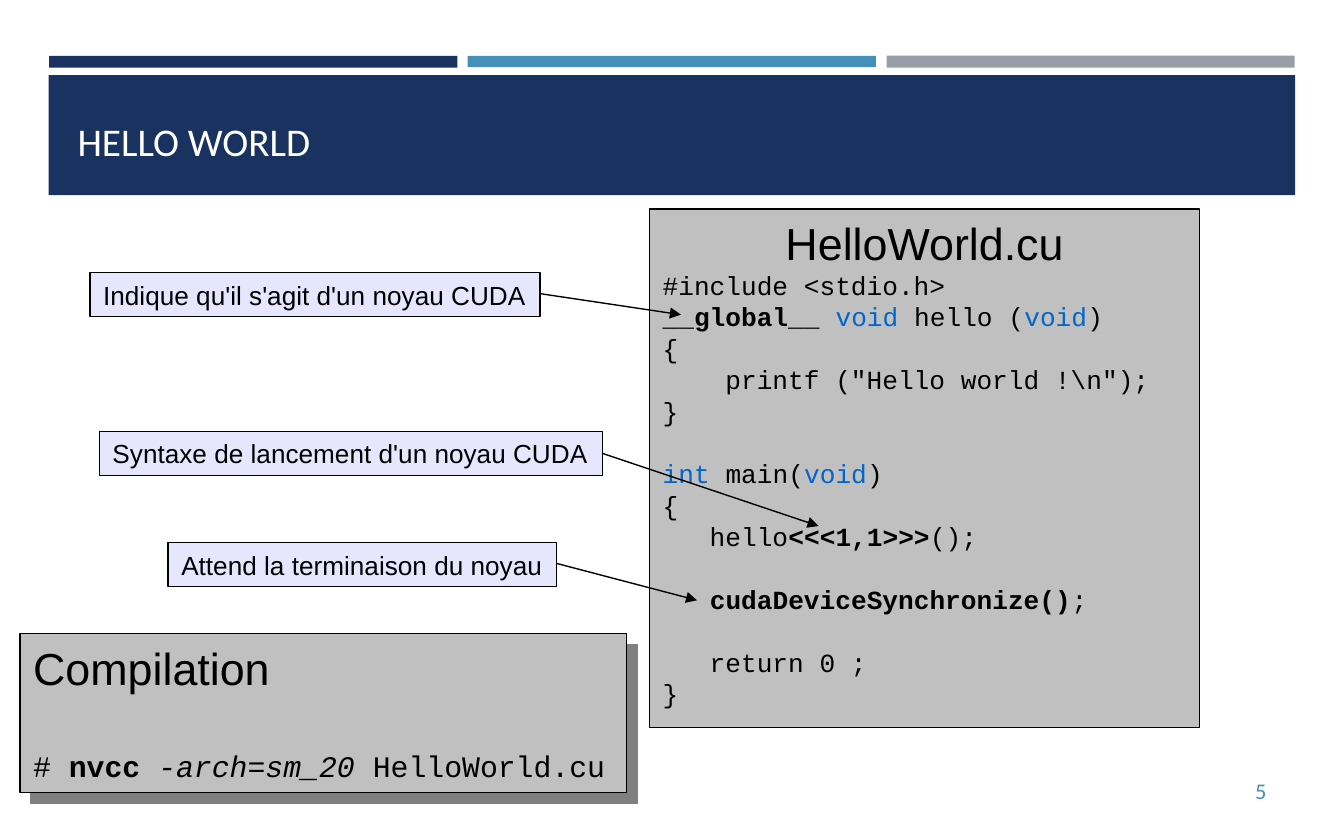
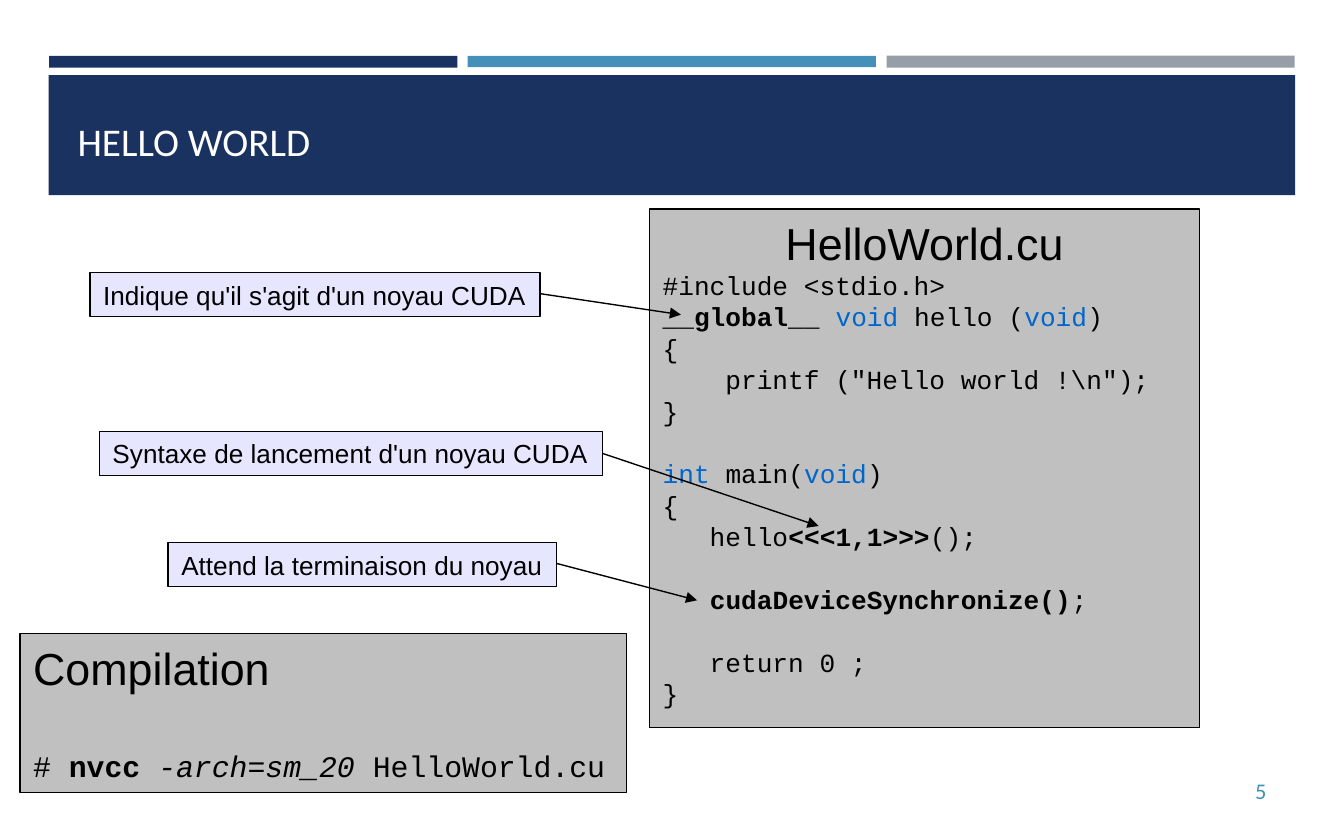
Before and after one commit to franckginguene/hpc_formation_scalian, a slide deck: slide 5 of Diapos/HPC_CUDA.pptx. Drawn at 1344x840 pixels with LibreOffice and Linux fonts; fonts in the diff are those of the drawing. Boxes give left, top, right and bottom in pixels: in the first picture for what was removed or moved away, otherwise in the second. Text is boxed around its words. In the diff, an @@ line names an element or a change of style, - is before the commit and + after.

```diff
--- a/Diapos/HPC_CUDA.pptx
+++ b/Diapos/HPC_CUDA.pptx
@@ freeform shape "Compilation" at (20,634,628,793): shadow off @@
```
Also in this commit, not shown: 6 other slides changed, 4 slides added, 1 slide removed.
